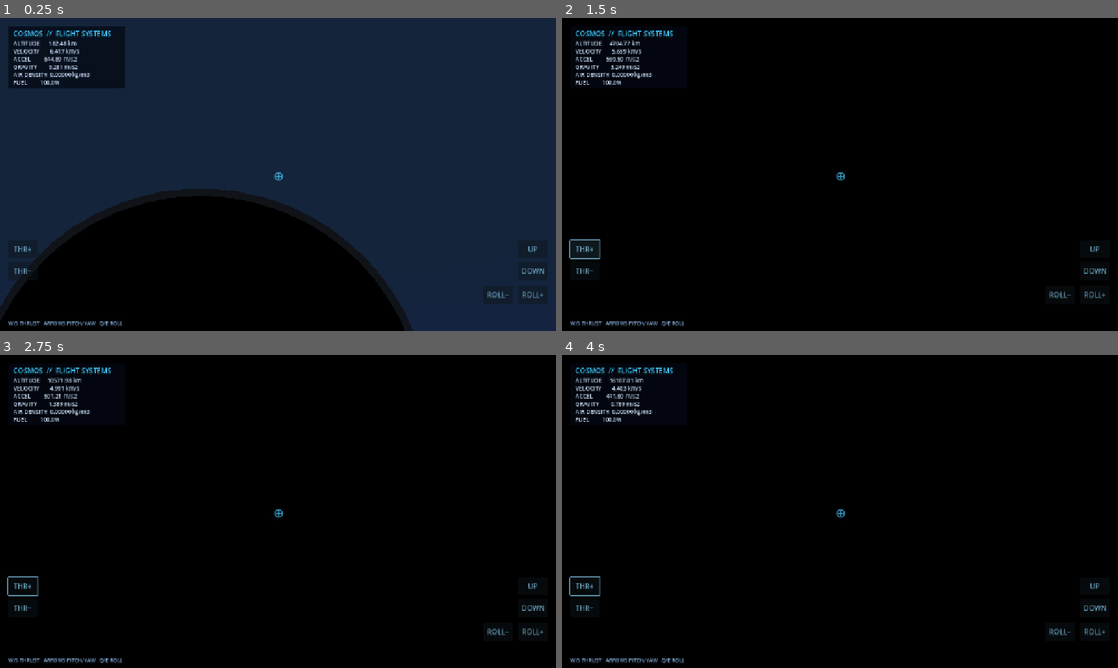
Above: before the commit, frames 1-4 (two rows, left to right).
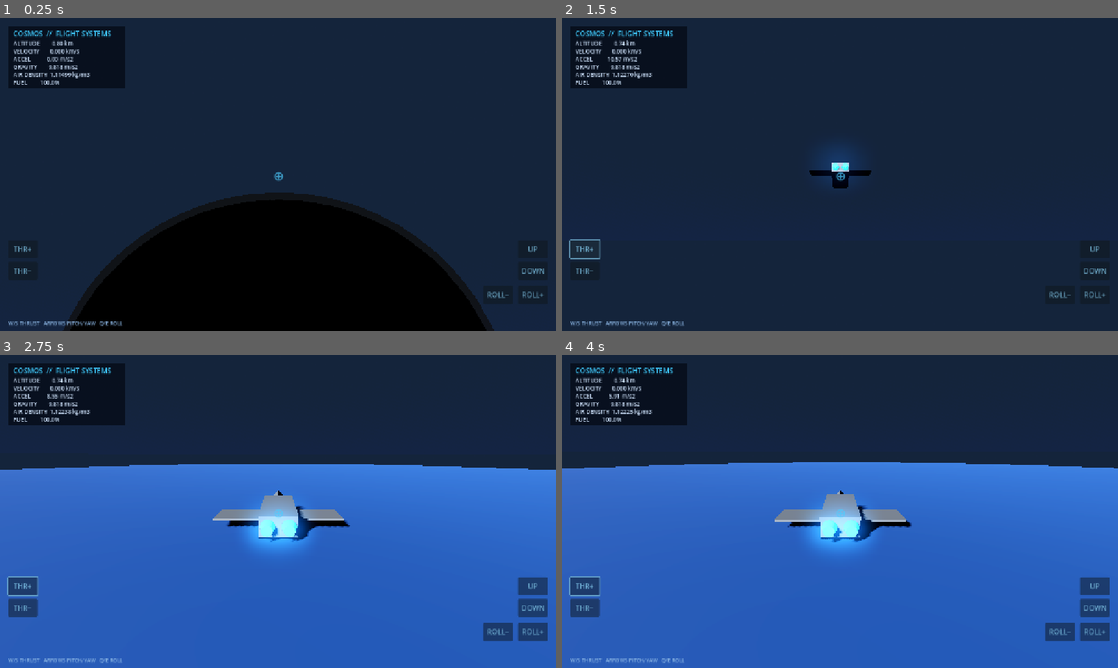
Above: after the commit, the same moments.

Repository: a89526425040-creator/Kosmos
Game: Godot game, scene res://scenes/main.tscn
Two runs of this game, one before a commit and one after it. Both use one fixed random seed, a clock stepped at 60 frames per second and the inputs below.
Inputs (mouse positions are in pixels of both pictures, inside the frame that each line leads up to):
- Up to frame 1 (0.25 s): no input
- Up to frame 2 (1.5 s): move the mouse to (962, 158) at 0.52 s; hold E (roll_right) 0.53-1.25 s; click (962, 158) at 0.67 s; click "THR+" at 1.25 s
- Up to frame 3 (2.75 s): drag from (166, 527) to (250, 574) at 2.02 s
- Up to frame 4 (4 s): move the mouse to (895, 442) at 2.77 s; hold E (roll_right) 2.78-3.5 s; drag from (812, 574) to (673, 464) at 3.52 s

The runs differ from the first frame. In frame 1, 13% of the frame differs, in the area x 0-89%, y 7-100%; in frame 2, 96%; in frame 3, 96%; in frame 4, 96%, in the area x 0-100%, y 0-100%.

Commit message:
Keep spacecraft stationary until player input

Diff:
--- a/scripts/ship.gd
+++ b/scripts/ship.gd
@@ -24,8 +24,11 @@
 
 func _ready() -> void:
 	mass = 12000.0
-	linear_velocity = Vector3(7545.0, 0.0, 0.0)
-	last_velocity = linear_velocity
+	linear_velocity = Vector3.ZERO
+	angular_velocity = Vector3.ZERO
+	last_velocity = Vector3.ZERO
+	freeze = true
+	freeze_mode = RigidBody3D.FREEZE_MODE_KINEMATIC
 	continuous_cd = true
 	can_sleep = false
 
@@ -39,6 +42,8 @@
 	var roll := roll_input + roll_cmd
 	var side := lateral_input.x + Input.get_action_strength("ui_right") - Input.get_action_strength("ui_left")
 	var vertical := lateral_input.y + Input.get_action_strength("ui_up") - Input.get_action_strength("ui_down")
+	if freeze and (absf(thrust_cmd) > 0.001 or absf(steer.x) + absf(steer.y) + absf(roll) + absf(side) + absf(vertical) > 0.001):
+		freeze = false
 	var basis_now := global_basis
 	var earth_center := Vector3(0, 0, -7000)
 	var distance_km: float = maxf(100.0, global_position.distance_to(earth_center))
